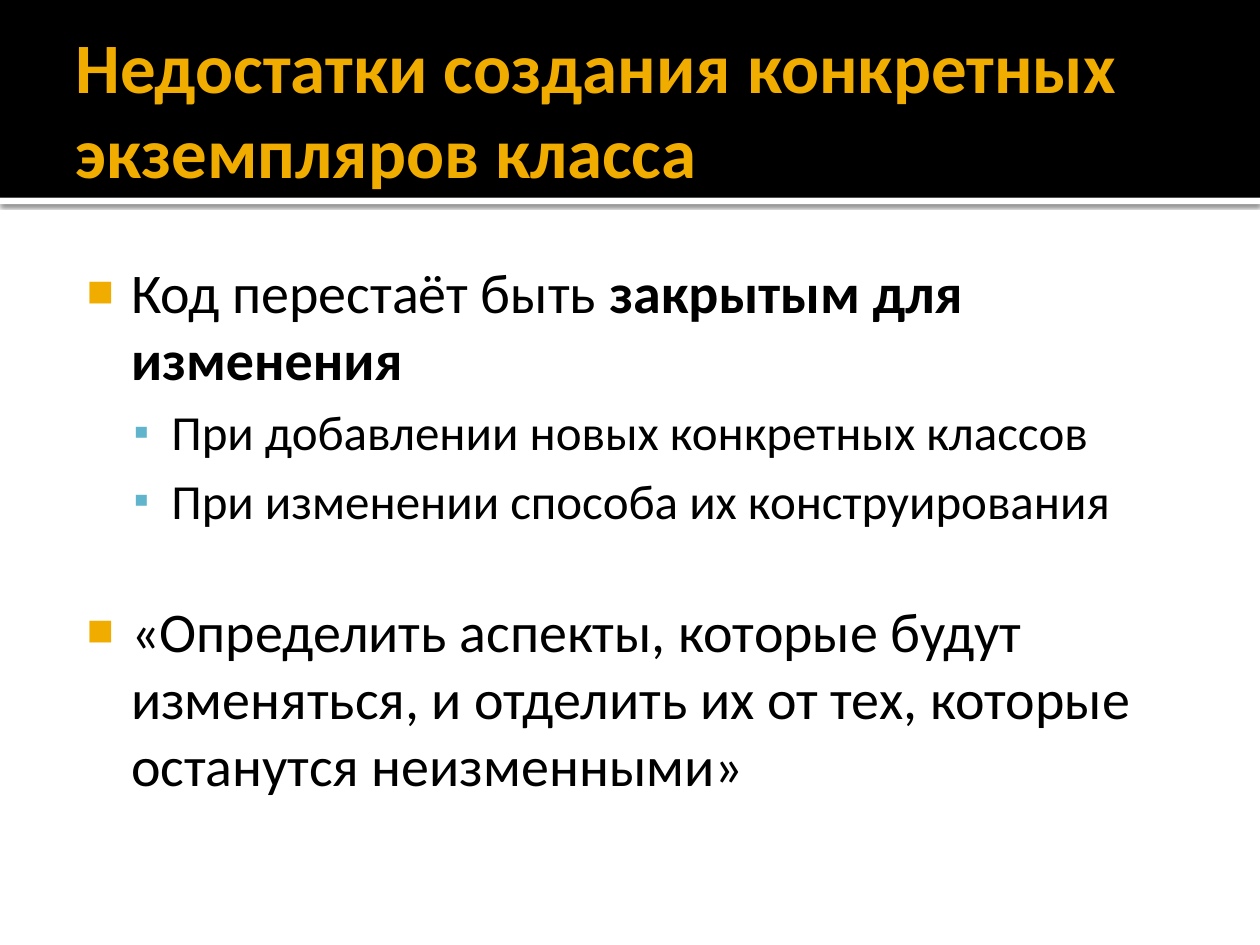
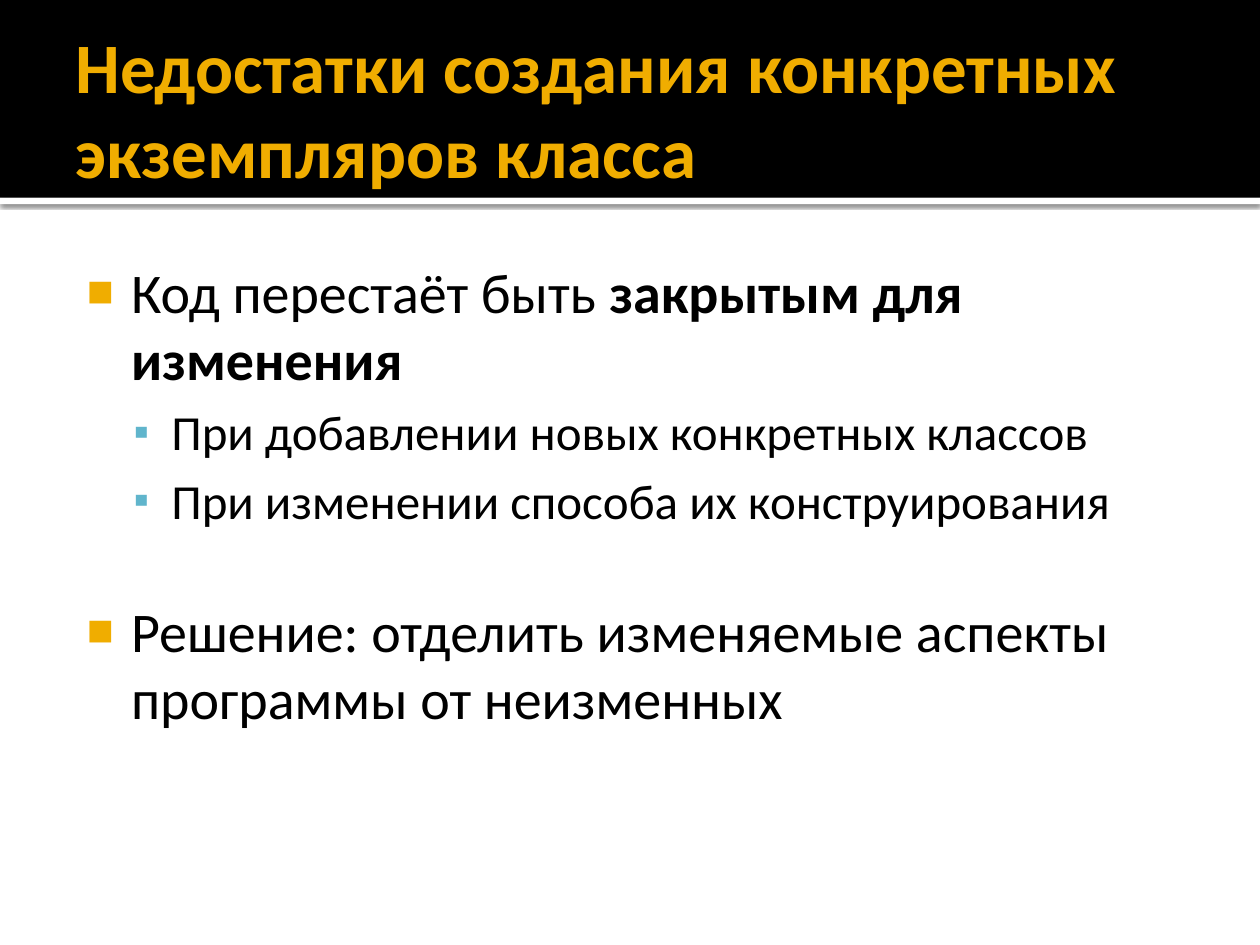
Before and after one commit to alexey-malov/ood, a slide deck: slide 5 of lectures/04.factory/factory.pptx. Drawn at 1260x945 pixels with LibreOffice and Linux fonts; fonts in the diff are those of the drawing. Boxes give left, top, right and bottom in pixels: in the first picture for what was removed or moved away, otherwise in the second. Text is boxed around its words. In the diff, an @@ line names an element or a change of style, - is before the commit and + after.

```diff
--- a/lectures/04.factory/factory.pptx
+++ b/lectures/04.factory/factory.pptx
@@ text at [131,616,1108,728]: text changed @@
-■ «Определить аспекты, которые будут изменяться, и отделить их от тех, которые останутся неизменными»
+■ Решение: отделить изменяемые аспекты программы от неизменных
```
Also in this commit, not shown: 3 other slides changed, 5 slides added, 2 other files.
